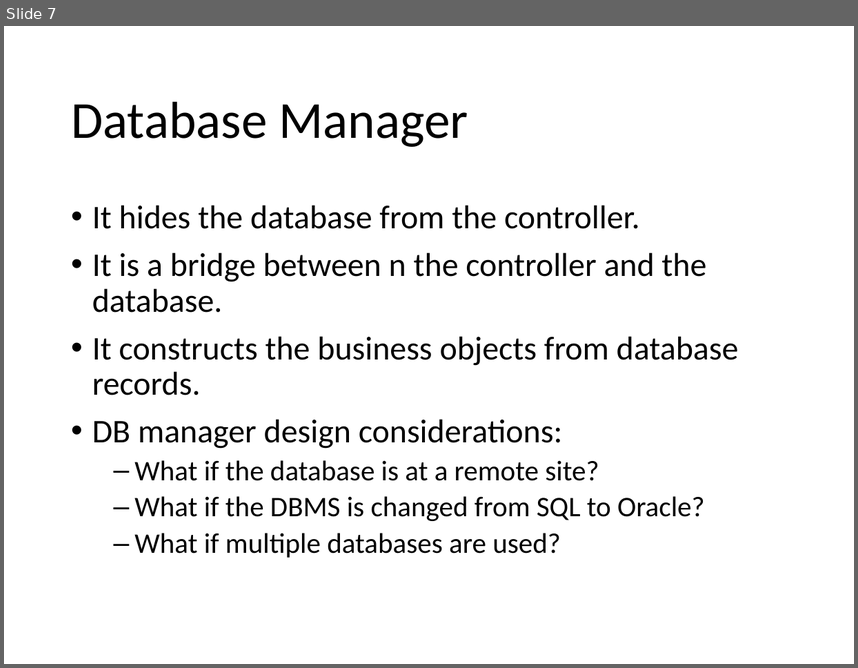
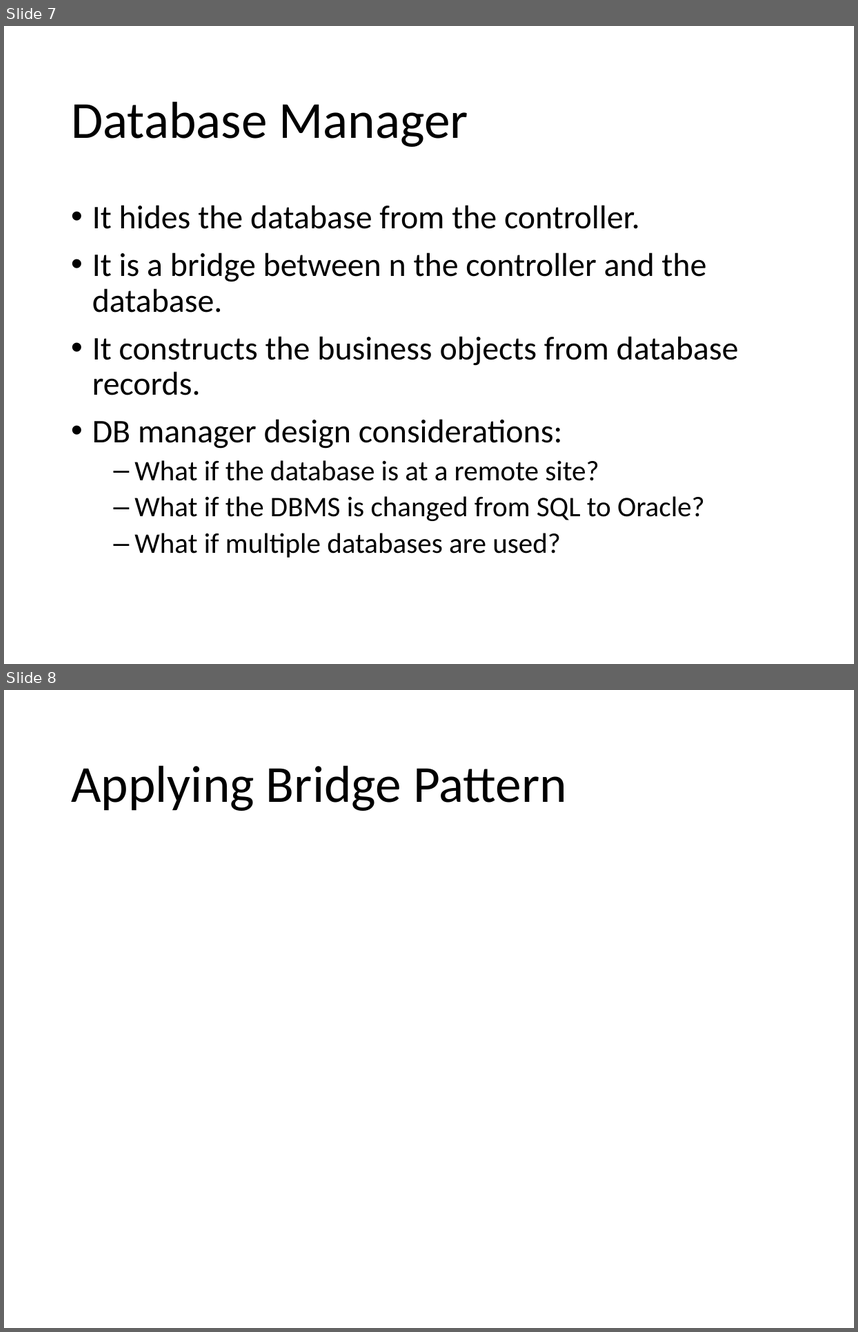
Before and after one commit to andrewduong77/cse4361, a slide deck: Lecture/CSE 4361 Lecture 12 Thu 10-3-19.pptx. Shown one above the other, each under a label of ours: slide 7 before the commit, slides 7 and 8 after it. The pictures are 858x668 and 858x1332 pixels, drawn with LibreOffice and Linux fonts; fonts in the diff are those of the drawing. Boxes give left, top, right and bottom in pixels: in the first picture for what was removed or moved away, otherwise in the second. Text is boxed around its words. In the diff, an @@ line names an element or a change of style, - is before the commit and + after.

```diff
--- a/Lecture/CSE 4361 Lecture 12 Thu 10-3-19.pptx
+++ b/Lecture/CSE 4361 Lecture 12 Thu 10-3-19.pptx
@@ slide 8 added at [4,690,854,1328], background #FFFFFF @@
@@ title added at [71,765,567,811], 44 pt, text #000000 @@
+Applying Bridge Pattern
```
Also in this commit, not shown: 5 other slides added.
